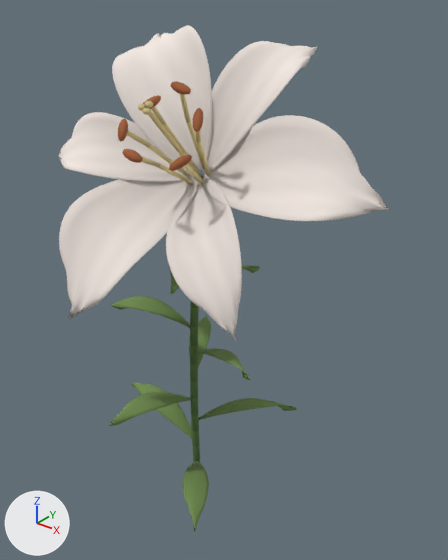
A saved change to the glTF model www/models/flowers/true-lily-epic-v2.glb.
Rendered twice from a 50 mm lens placed at (1.61, -1.81, 2.46), pointed at (0.1, 0.09, 1.28). The axes (+X, +Y, +Z) are drawn at lower left. The lights are the same throughout. The first picture is the older version. Vertices at exactly the same position are counted once.

Names of what the first picture shows: 'true-lily-epic-v2-center', 'true-lily-epic-v2-leaf', 'true-lily-epic-v2-petal', 'true-lily-epic-v2-pollen', 'true-lily-epic-v2-stem'.
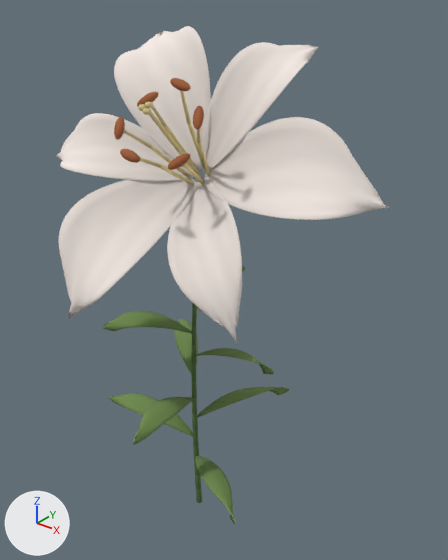
The change, as a list of edits to the scene's bpy script:
```text
Change me_true_lily_epic_v2_petal:
    remove me_true_lily_epic_v2_petal.from_pydata(...)  # 3300 vertices, 6576 faces; spans x -0.643..0.78, y -0.525..0.48, z 1.248..2.289
    add me_true_lily_epic_v2_petal.from_pydata(...)  # 3300 vertices, 6576 faces; spans x -0.649..0.784, y -0.522..0.479, z 1.246..2.285
    me_true_lily_epic_v2_petal part 1: 3300 of 3300 vertices moved; they spanned x -0.643..0.78, y -0.525..0.48, z 1.248..2.289 and now span x -0.649..0.784, y -0.522..0.479, z 1.246..2.285; mean shift (-0.001, 0.003, -0.002)
Change me_true_lily_epic_v2_leaf:
    remove me_true_lily_epic_v2_leaf.from_pydata(...)  # 2754 vertices, 5472 faces; spans x -0.508..0.402, y -0.476..0.34, z 0.279..1.431
    add me_true_lily_epic_v2_leaf.from_pydata(...)  # 2430 vertices, 4824 faces; spans x -0.494..0.457, y -0.482..0.377, z 0.314..1.379
    me_true_lily_epic_v2_leaf part 2: the loose piece of 306 vertices spanning x -0.001..0.35, y -0.427..-0.012, z 0.279..0.411 is rebuilt with 270 vertices and now spans x -0.001..0.457, y -0.289..-0.013, z 0.314..0.434
    me_true_lily_epic_v2_leaf part 3: the loose piece of 306 vertices spanning x -0.226..0.008, y -0.027..0.34, z 0.79..0.921 is rebuilt with 270 vertices and now spans x -0.338..0.008, y -0.027..0.251, z 0.788..0.906
    me_true_lily_epic_v2_leaf part 4: the loose piece of 306 vertices spanning x -0.095..0.023, y -0.476..-0.023, z 0.662..0.793 is rebuilt with 270 vertices and now spans x -0.02..0.096, y -0.482..-0.023, z 0.669..0.788
    me_true_lily_epic_v2_leaf part 5: the loose piece of 306 vertices spanning x 0.001..0.396, y -0.024..0.267, z 0.534..0.666 is rebuilt with 270 vertices and now spans x 0.001..0.281, y -0.024..0.377, z 0.551..0.67
    me_true_lily_epic_v2_leaf part 6: the loose piece of 306 vertices spanning x -0.321..0.013, y -0.204..-0.02, z 1.045..1.176 is rebuilt with 270 vertices and now spans x -0.258..0.013, y -0.315..-0.02, z 1.025..1.143
    me_true_lily_epic_v2_leaf part 7: a new loose piece of 270 vertices spanning x -0.494..0.003, y -0.138..-0.004, z 0.432..0.552, in mat_true_lily_leaf_003
    me_true_lily_epic_v2_leaf part 8: a new loose piece of 270 vertices spanning x 0.008..0.426, y -0.061..0.044, z 0.907..1.025, in mat_true_lily_leaf_003
    me_true_lily_epic_v2_leaf part 9: 918 vertices removed from x 0.008..0.402, y -0.308..0.316, z 0.917..1.431
    me_true_lily_epic_v2_leaf part 10: 306 vertices removed from x -0.508..0.003, y -0.049..0.071, z 0.406..0.538
    other edits to the shape of me_true_lily_epic_v2_leaf do not show in these pictures
Change me_true_lily_epic_v2_pollen:
    remove me_true_lily_epic_v2_pollen.from_pydata(...)  # 378 vertices, 648 faces; spans x -0.054..0.259, y -0.41..-0.164, z 1.868..2.141
    add me_true_lily_epic_v2_pollen.from_pydata(...)  # 378 vertices, 648 faces; spans x -0.057..0.266, y -0.422..-0.175, z 1.876..2.153
    me_true_lily_epic_v2_pollen part 11: the loose piece of 63 vertices spanning x -0.054..-0.008, y -0.352..-0.294, z 1.945..2.013 is moved by (-0.003, -0.012, 0.008)
    me_true_lily_epic_v2_pollen part 12: the loose piece of 63 vertices spanning x 0.042..0.13, y -0.41..-0.377, z 1.901..1.94 is moved by (0.001, -0.012, 0.003)
    me_true_lily_epic_v2_pollen part 13: the loose piece of 63 vertices spanning x 0.083..0.171, y -0.206..-0.173, z 2.102..2.141 is moved by (0.003, -0.005, 0.012)
    me_true_lily_epic_v2_pollen part 14: the loose piece of 63 vertices spanning x -0.048..0.014, y -0.224..-0.164, z 2.028..2.081 is moved by (-0.001, -0.011, 0.015)
    other edits to the shape of me_true_lily_epic_v2_pollen do not show in these pictures
```

Where the change shows, as pixel boxes [x1, y1, x2, y2] in the pictures (448 x 560 px; the box of a moved part takes in the faces that stretch with it):
'true-lily-epic-v2-petal', reshaped: before [58, 25, 389, 342]; after [56, 26, 392, 343]
'true-lily-epic-v2-leaf', reshaped: before [109, 265, 297, 534]; after [103, 266, 290, 524]
'true-lily-epic-v2-pollen', reshaped: before [118, 81, 203, 171]; after [114, 78, 204, 170]
part 2 of me_true_lily_epic_v2_leaf, rebuilt (50% wider, 7% shorter): before [182, 461, 209, 534]; after [195, 456, 236, 524]
part 3 of me_true_lily_epic_v2_leaf, rebuilt: before [189, 315, 211, 367]; after [174, 318, 198, 374]
part 4 of me_true_lily_epic_v2_leaf, rebuilt (25% narrower, 40% taller): before [109, 392, 192, 426]; after [132, 397, 194, 445]
part 5 of me_true_lily_epic_v2_leaf, rebuilt (6% narrower, 39% taller): before [198, 398, 297, 420]; after [197, 387, 290, 418]
part 6 of me_true_lily_epic_v2_leaf, rebuilt (12% wider, 27% shorter): before [111, 296, 190, 328]; after [103, 311, 192, 334]
part 7 of me_true_lily_epic_v2_leaf, added (green): after [109, 393, 193, 436]
part 8 of me_true_lily_epic_v2_leaf, added (green): after [195, 348, 274, 374]
part 9 of me_true_lily_epic_v2_leaf, deleted: before [170, 265, 260, 380]
part 10 of me_true_lily_epic_v2_leaf, deleted (green): before [131, 382, 192, 438]
part 11 of me_true_lily_epic_v2_pollen, moved or reshaped: before [118, 119, 128, 141]; after [114, 117, 125, 140]
part 12 of me_true_lily_epic_v2_pollen, moved or reshaped: before [122, 149, 143, 163]; after [120, 149, 140, 163]
part 13 of me_true_lily_epic_v2_pollen, moved or reshaped: before [170, 81, 191, 95]; after [170, 78, 191, 91]
part 14 of me_true_lily_epic_v2_pollen, moved or reshaped: before [143, 95, 161, 109]; after [137, 91, 159, 106]
